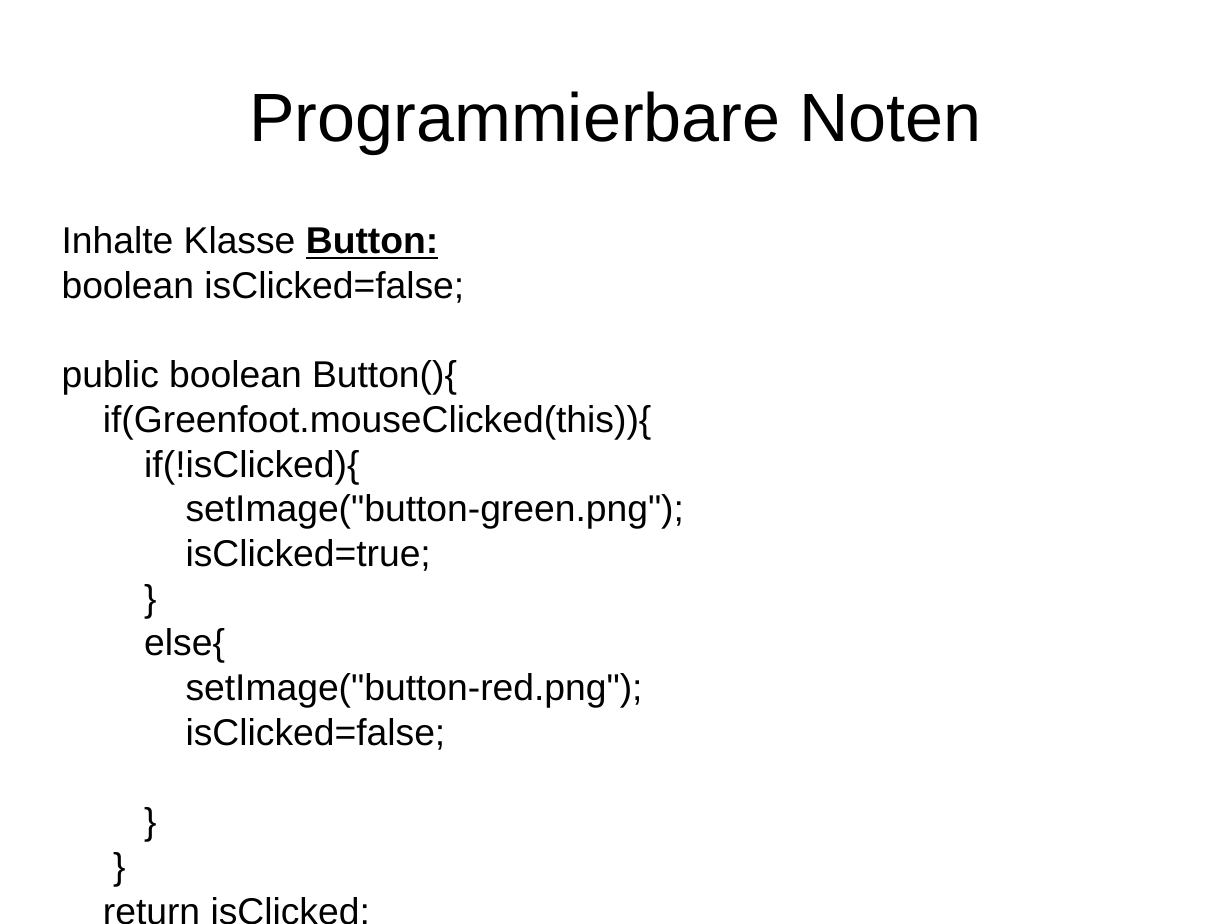
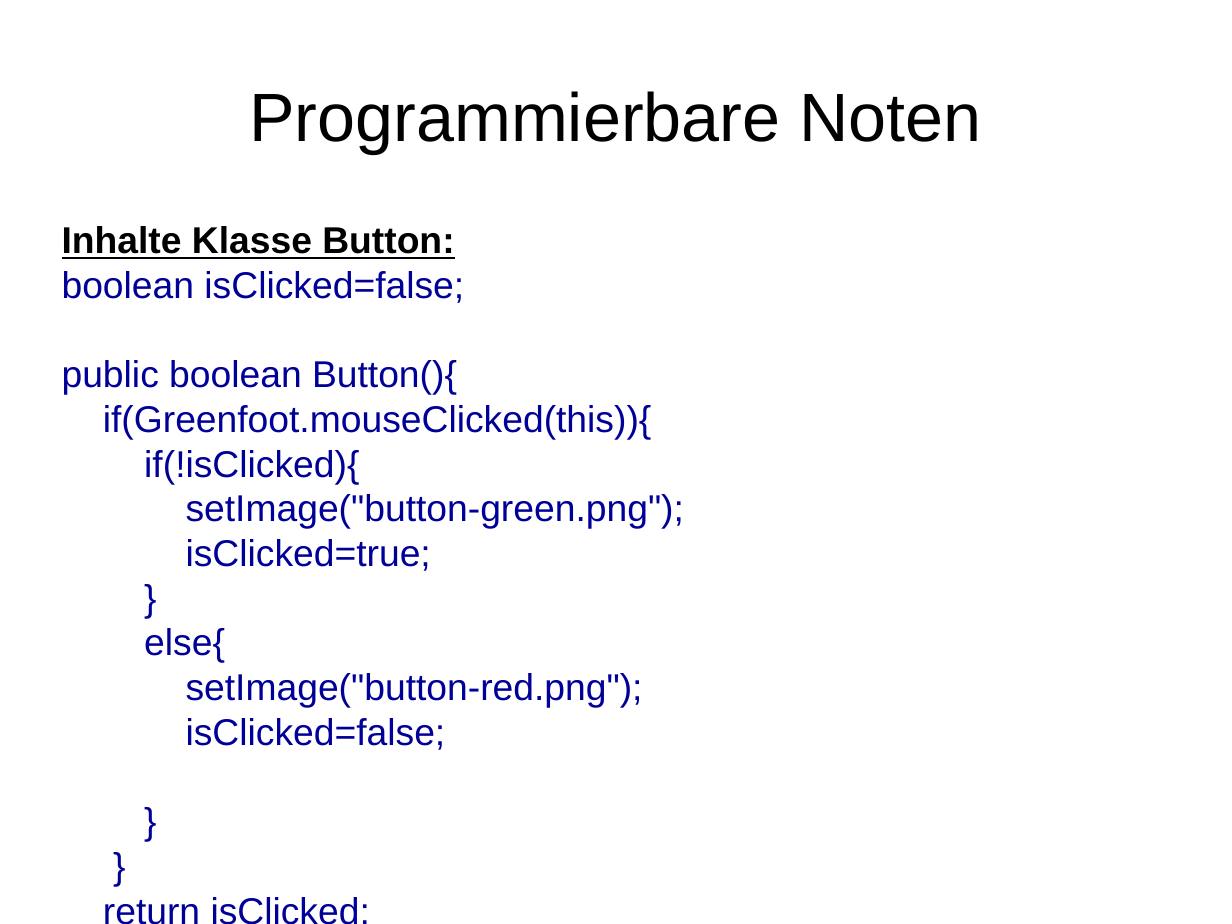
Before and after one commit to dawgermany/praesi-w-sem, a slide deck: slide 7 of Präsentation.odp (slide 5 before the commit). Drawn at 1232x924 pixels with LibreOffice and Linux fonts; fonts in the diff are those of the drawing. Boxes give left, top, right and bottom in pixels: in the first picture for what was removed or moved away, otherwise in the second. Text is boxed around its words. In the diff, an @@ line names an element or a change of style, - is before the commit and + after.

```diff
--- a/Präsentation.odp
+++ b/Präsentation.odp
@@ text "Inhalte Klasse Button:" at [62,226,684,750]: bold on, underline on in "Inhalte Klasse"; text colour #000000 to #000099 @@
```
Also in this commit, not shown: 4 slides added, 2 other files.
